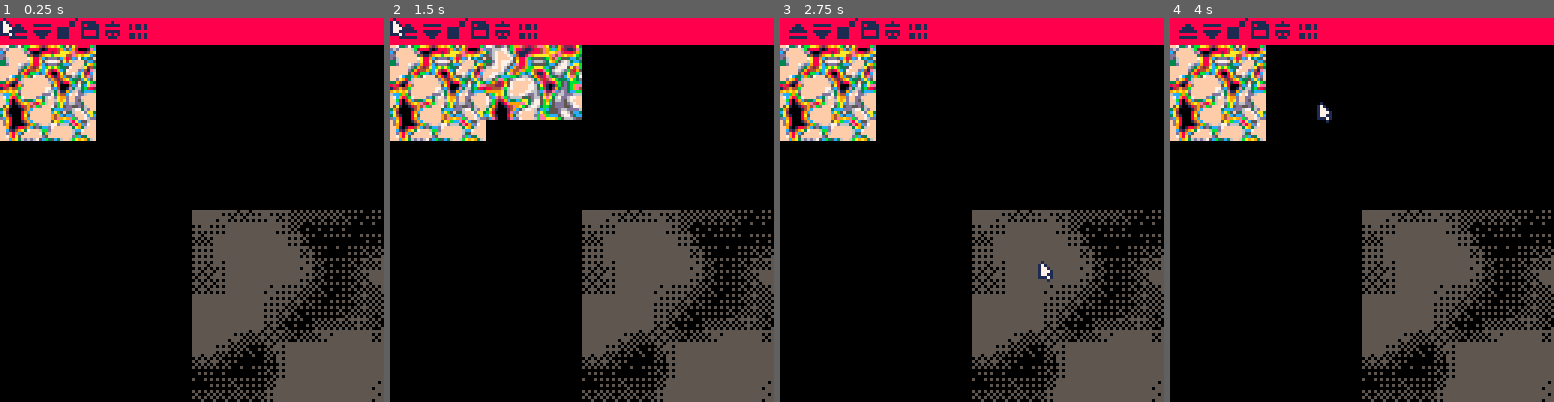
Above: before the commit, frames 1-4 (left to right).
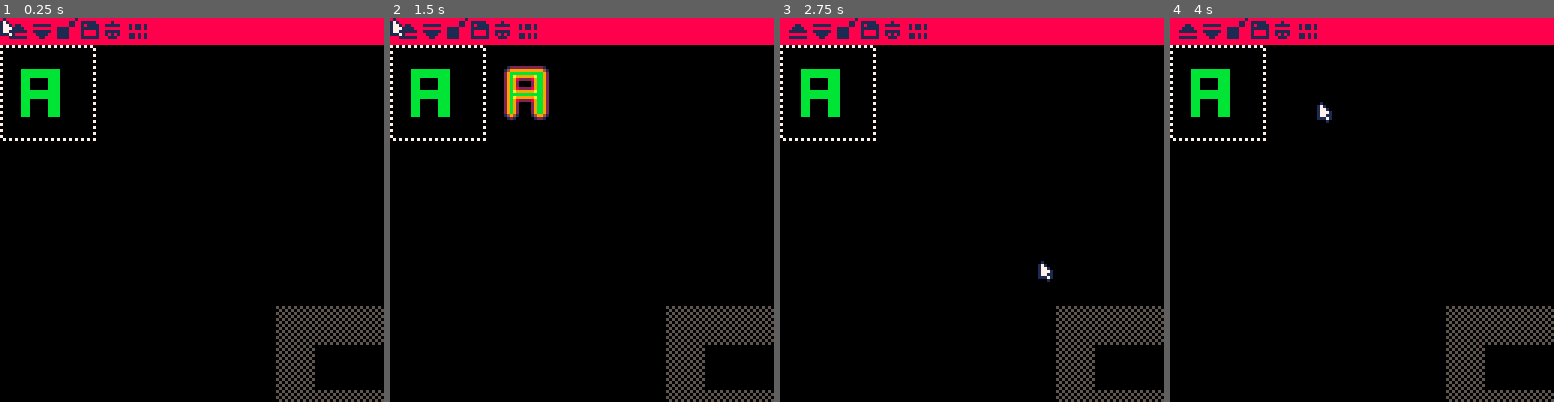
Above: after the commit, the same moments.

Repository: freds72/tiny_sim
Game: PICO-8 cartridge carts/cloud_editor.p8
Same seed, same stepped clock (60 frames per second), same inputs: the game is played once before the commit and once after it.
Inputs (mouse positions are in pixels of both pictures, inside the frame that each line leads up to):
- Up to frame 1 (0.25 s): no input
- Up to frame 2 (1.5 s): click (459, 121) at 0.67 s; click (520, 267) at 1.22 s
- Up to frame 3 (2.75 s): click (975, 114) at 1.77 s; click (1037, 259) at 2.32 s
- Up to frame 4 (4 s): click (1492, 106) at 2.87 s; click (1254, 256) at 3.42 s; click (1315, 102) at 3.97 s

The runs differ from the first frame. In frame 1, 21% of the frame differs, in the area x 0-100%, y 7-100%; in frame 2, 25%; in frame 3, 21%; in frame 4, 21%.

Commit message:
improved cloud editor (finer control) improved cloud resolution/removed fixed coordinates

Diff:
--- a/carts/cloud_editor.p8
+++ b/carts/cloud_editor.p8
@@ -120,24 +120,24 @@
 	 -- raise/dig mode
 	 {
 	 	spr=34,
-		click=function(self,x,y)
+		 click=function(self,x,y)
 			 x,y=cam:unproject(x,y)
-	 		raise_terrain(x,y,1)
+	 		if(x>0 and x<32 and y>0 and y<32) raise_terrain(x,y,0.1)
 	 	end,
 	 	drag=function(self,x,y)
-			x,y=cam:unproject(x,y)
-	 		raise_terrain(x,y,1)
+			 x,y=cam:unproject(x,y)
+	 		if(x>0 and x<32 and y>0 and y<32) raise_terrain(x,y,0.1)
 	 	end
 	 },
 	 {
 	 	spr=35,
-		click=function(self,x,y)
-			x,y=cam:unproject(x,y)
-	 		raise_terrain(x,y,-1)
+		 click=function(self,x,y)
+			 x,y=cam:unproject(x,y)
+	 		if(x>0 and x<32 and y>0 and y<32) raise_terrain(x,y,-0.1)
 	 	end,
 	 	drag=function(self,x,y)
-			x,y=cam:unproject(x,y)
-	 		raise_terrain(x,y,-1)
+			 x,y=cam:unproject(x,y)
+	 		if(x>0 and x<32 and y>0 and y<32) raise_terrain(x,y,-0.1)
 	 	end
 	 },
 	 -- mipmaps
@@ -191,7 +191,9 @@
 	 		export_map()
 	 	end
 	 }
-	},function(item)
+	},
+	-- switch menu
+	function(item)
 		tool=item
 	end)
 
@@ -202,6 +204,13 @@
 	time_t+=1
 	local mx,my=stat(32),stat(33)
 	local lmb,rmb=stat(34)==1,stat(34)==2
+
+	mouse.hand=false
+ -- mouse drag?
+ mouse.drag=false
+ if lmb then
+  mouse.drag=(mx==mouse.x and my==mouse.y)==true and false or true
+ end
 
 	-- frame click?
 	local lmbb=lmb and lmb!=mouse.lmb
@@ -215,7 +224,9 @@
 		end
 	-- not captured by menu?
 	elseif tool then
-		if tool.click and lmbb then
+		if tool.drag and mouse.drag then
+			tool:drag(mx,my)
+		elseif tool.click and lmbb then
 			tool:click(mx,my)
 		elseif tool.move then
 			tool:move(mx,my)
@@ -247,7 +258,7 @@
 	 for j=0,31 do
 	 	local c=hmap[safe_index(i,j)]
 	 	if c!=0 then
-	 		fillp(dither_pat[c+1])
+	 		fillp(dither_pat[flr(c)+1])
 		 	rectfill(64+4*i,64+4*j,64+4*i+4,64+4*j+4,0x5)
 		 end
 	 end
--- a/carts/tinysim.p8
+++ b/carts/tinysim.p8
@@ -1626,13 +1626,13 @@
       -- mipmap (5 levels)
       local m0=shr(4*w0,1)
       local dm=4*(shr(4*l[6],1)-m0)/len
-      for i=band(l[1],0xfffc),band(l[5],0xfffc),4 do
+      for i=l[1],l[5],4 do
         local mipmapi=mid(flr(m0),0,4)
 				local mipmap=mipmaps[mipmapi+1]
 				local c=sget(mipmap.x+shr(u0/w0,4-mipmapi)%mipmap.w,mipmap.y+shr(v0/w0,4-mipmapi)%mipmap.w)
 				if c!=0 then
 					fillp(dither_pat[c+1]+0x.ff)
-					rectfill(i-2,j-2,i+2,j+2)
+					rectfill(i-2,j,i+2,j)
 				end
 				u0+=du
 				v0+=dv
Not shown, changed: 32 lines of the sprite sheet (__gfx__) section of carts/cloud_editor.p8
Not shown, changed: 32 lines of the sprite sheet (__gfx__) section of carts/tinysim.p8
